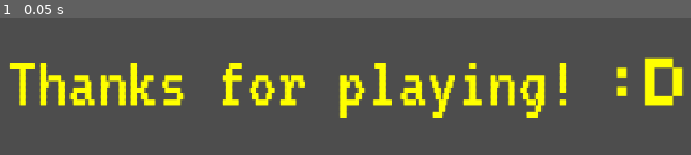
Above: before the commit, frame 1.
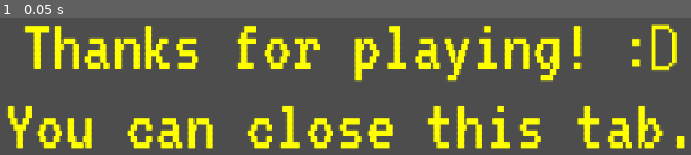
Above: after the commit, the same moment.

Repository: itstntcraft123/small-guy-big-guy
Game: Godot game, scene res://scenes/quit_screen.tscn
Same seed, same stepped clock (60 frames per second), same inputs: the game is played once before the commit and once after it. This scene is started directly instead of the project's main scene.
Inputs:
- Up to frame 1 (0.05 s): no input

The runs differ from the first frame. In frame 1, 29% of the frame differs, in the area x 1-100%, y 4-96%.

Commit message:
replace font for :D in quit screen

Diff:
--- a/scenes/quit_screen.tscn
+++ b/scenes/quit_screen.tscn
@@ -6,18 +6,31 @@
 anchors_preset = 15
 anchor_right = 1.0
 anchor_bottom = 1.0
-offset_bottom = -23.0
 grow_horizontal = 2
 grow_vertical = 2
 theme = ExtResource("1_33r4d")
 
-[node name="ThanksLabel" type="RichTextLabel" parent="." unique_id=1986287333]
+[node name="VBoxContainer" type="VBoxContainer" parent="." unique_id=1845225381]
+layout_mode = 2
+
+[node name="ThanksLabel" type="RichTextLabel" parent="VBoxContainer" unique_id=1986287333]
 layout_mode = 2
 theme_override_colors/default_color = Color(1, 1, 0, 1)
 theme_override_font_sizes/normal_font_size = 108
 bbcode_enabled = true
-text = "Thanks for playing! [font=res://fonts/Silkscreen.ttf]:D[/font]"
+text = "Thanks for playing! [font_size=80][font=res://fonts/DotGothic16.ttf]:D[/font]"
 fit_content = true
 autowrap_mode = 0
 horizontal_alignment = 1
 vertical_alignment = 1
+
+[node name="QuitLabel" type="RichTextLabel" parent="VBoxContainer" unique_id=66611141]
+layout_mode = 2
+theme_override_colors/default_color = Color(1, 1, 0, 1)
+theme_override_font_sizes/normal_font_size = 108
+bbcode_enabled = true
+text = "You can close this tab."
+fit_content = true
+autowrap_mode = 0
+horizontal_alignment = 1
+vertical_alignment = 1
Binary file added: fonts/DotGothic16.ttf
Not shown, changed: fonts/DotGothic16.ttf.import
Not shown, changed: fonts/DotGothic16_OFL.txt
Binary file removed: fonts/Silkscreen.ttf
